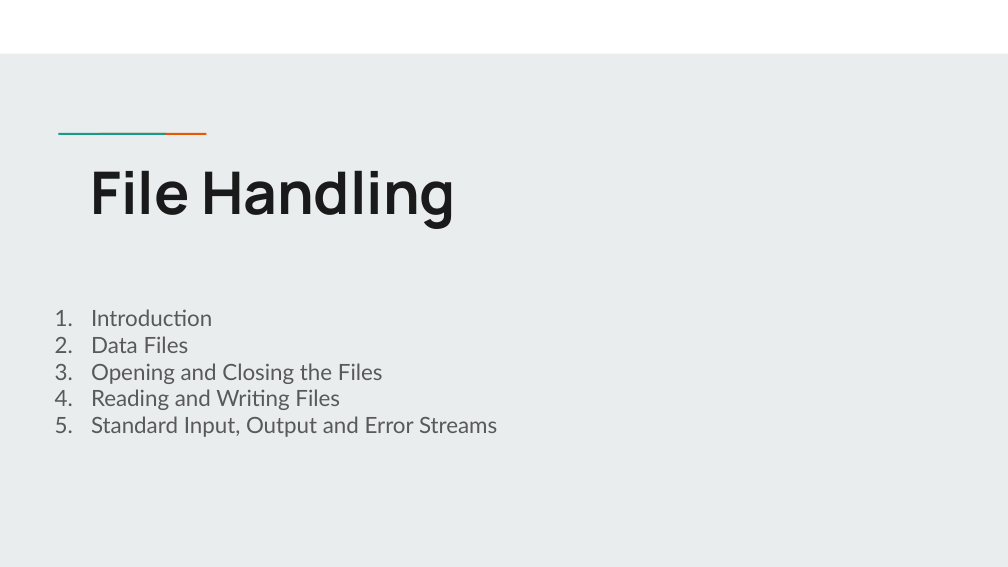
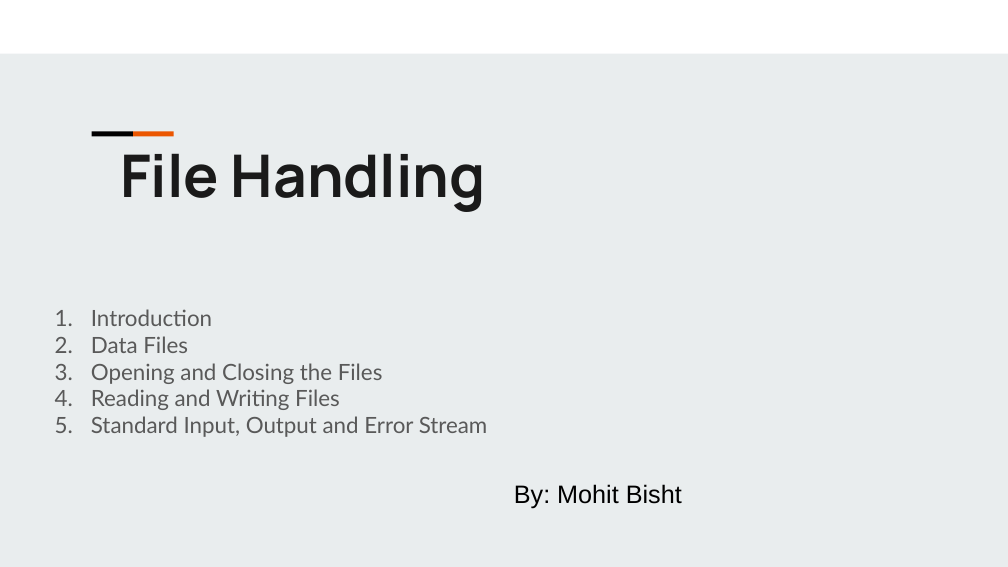
Before and after one commit to MohitBis/Python_Learnings, a slide deck: slide 1 of File Handling.pptx. Drawn at 1008x567 pixels with LibreOffice and Linux fonts; fonts in the diff are those of the drawing. Boxes give left, top, right and bottom in pixels: in the first picture for what was removed or moved away, otherwise in the second. Text is boxed around its words. In the diff, an @@ line names an element or a change of style, - is before the commit and + after.

```diff
--- a/File Handling.pptx
+++ b/File Handling.pptx
@@ rectangle at [92, 131, 133, 136]: fill #1A9988 to #000000 @@
@@ text "File Handling": place and size @@
-text "File Handling" at [90, 170, 456, 229]
+text "File Handling" at [120, 153, 486, 212]
@@ text at [91, 416, 488, 437]: text changed @@
-5. Standard Input, Output and Error Streams
+5. Standard Input, Output and Error Stream
@@ text added at [514, 484, 682, 509], 18 pt, text #000000 @@
+By: Mohit Bisht
```
Also in this commit, not shown: 28 other slides changed.
